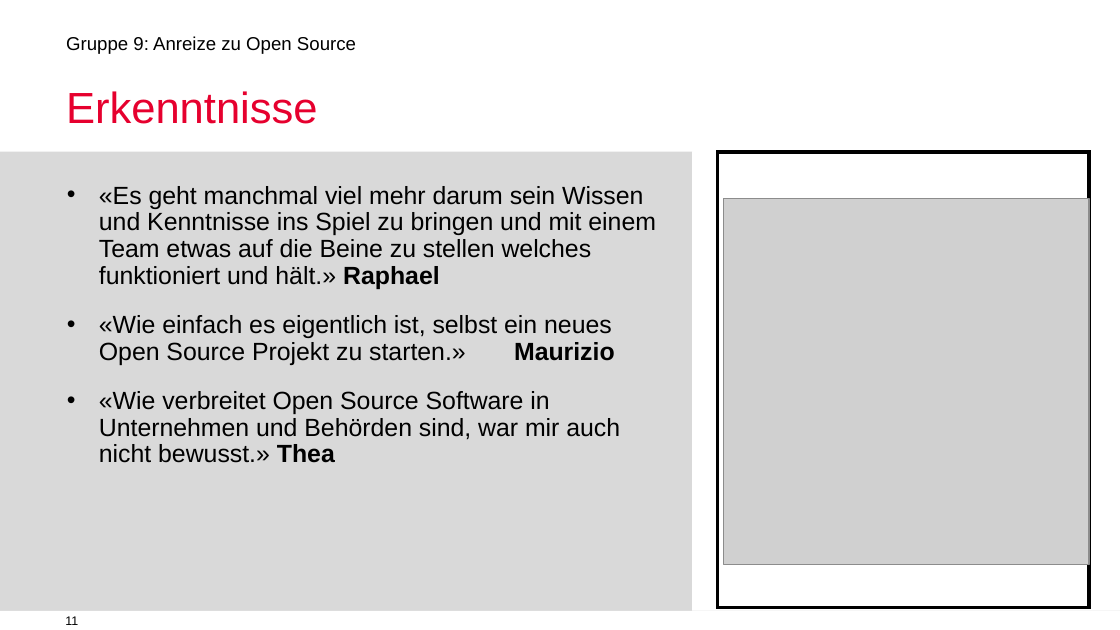
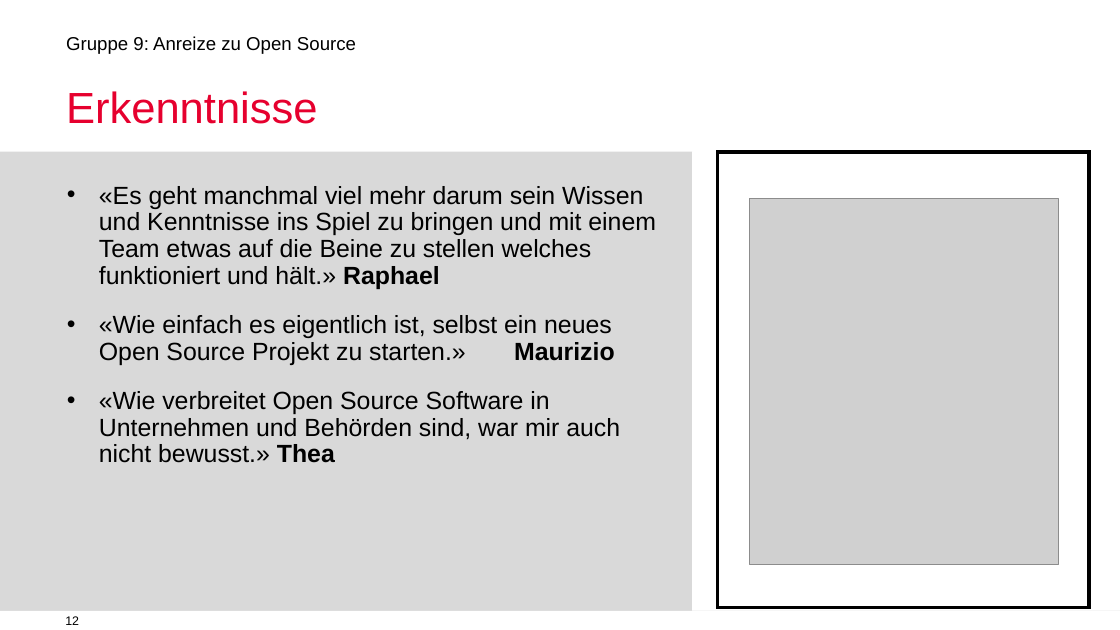
Before and after one commit to mauriziopiu/anreize_zu_open_source, a slide deck: slide 12 of OSS_Prasentation_open.odp (slide 11 before the commit). Drawn at 1120x630 pixels with LibreOffice and Linux fonts; fonts in the diff are those of the drawing; grey boxes stand for pictures; background and template pictures are left out. Boxes give left, top, right and bottom in pixels: in the first picture for what was removed or moved away, otherwise in the second. Text is boxed around its words. In the diff, an @@ line names an element or a change of style, - is before the commit and + after.

```diff
--- a/OSS_Prasentation_open.odp
+++ b/OSS_Prasentation_open.odp
@@ picture resized from (x1=724, y1=198, x2=1090, y2=564) to (x1=749, y1=198, x2=1058, y2=564) @@
@@ page number at (x1=65, y1=616, x2=79, y2=625): text changed @@
-11
+12
```
Also in this commit, not shown: 3 other slides changed, 1 slide removed.
